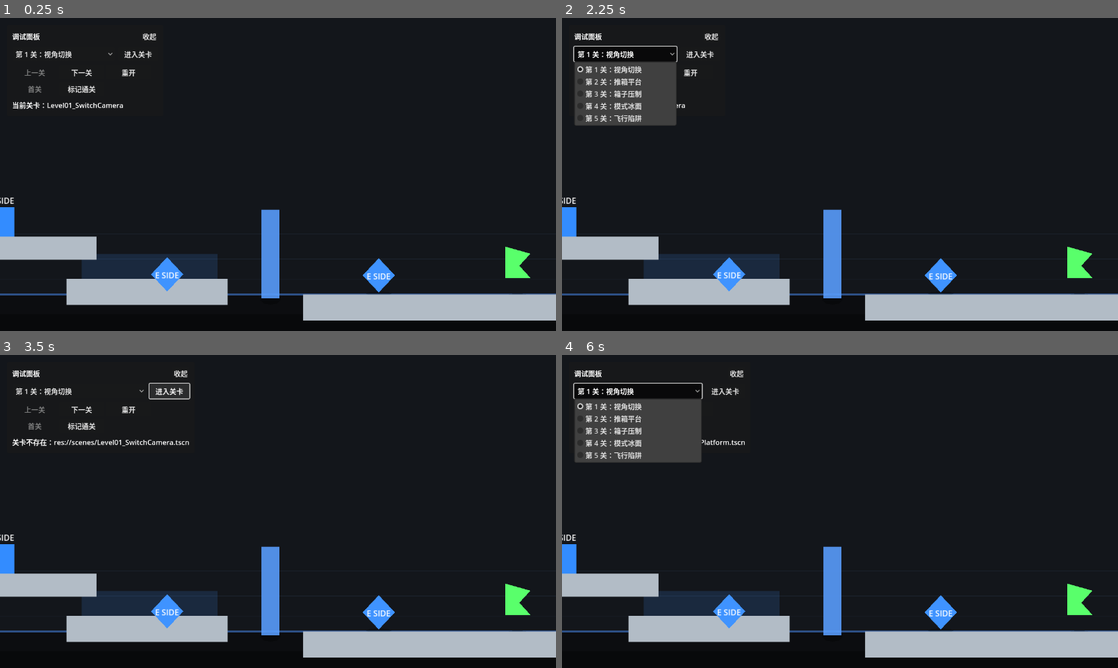
Above: before the commit, frames 1-4 (two rows, left to right).
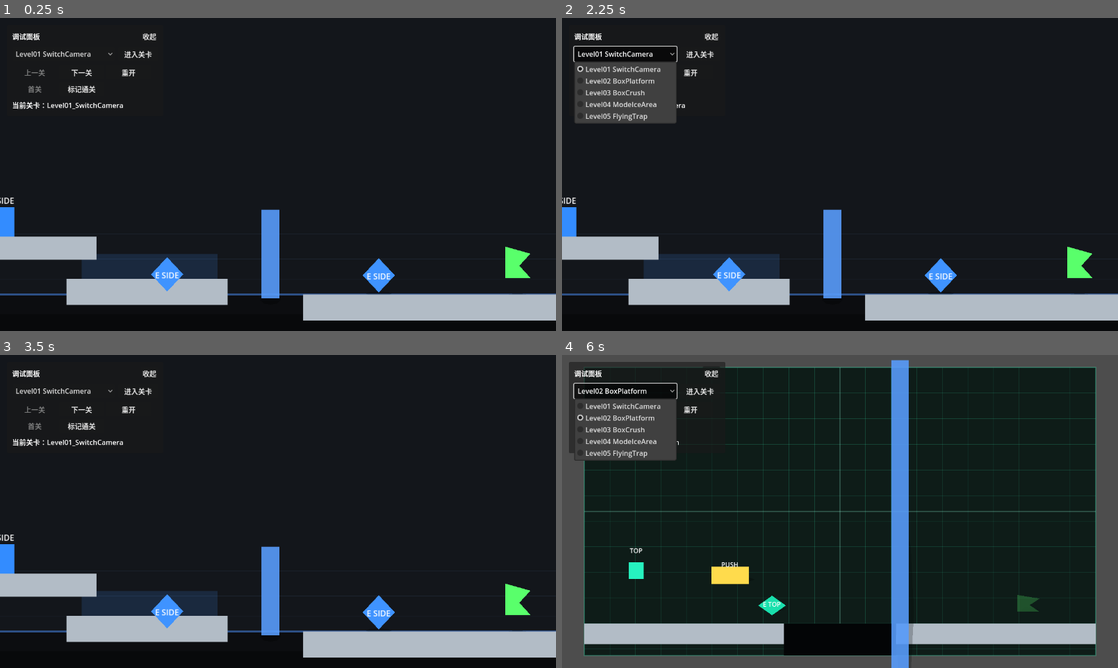
Above: after the commit, the same moments.

Repository: JrDw0/side-to-topdown-new
Game: Godot game, scene res://scenes/levels/Level01_SwitchCamera.tscn
Same seed, same stepped clock (60 frames per second), same inputs: the game is played once before the commit and once after it.
Inputs:
- Up to frame 1 (0.25 s): no input
- Up to frame 2 (2.25 s): click "收起" at 0.5 s; click "展开" at 1.25 s; click "第 1 关：视角切换" (after the commit: "Level01 SwitchCamera") at 2 s
- Up to frame 3 (3.5 s): click "进入关卡" at 2.75 s
- Up to frame 4 (6 s): click "下一关" at 3.5 s; click "收起" at 4.25 s; click "展开" at 5 s; click "第 1 关：视角切换" (after the commit: "Level02 BoxPlatform") at 5.75 s

The runs differ from the first frame. In frame 1, 0.2% of the frame differs, in the area x 2-17%, y 10-13%; in frame 2, 1.1%; in frame 3, 0.8%; in frame 4, 32%, in the area x 0-100%, y 0-100%.

Commit message:
fix(debug): auto-build level selector

Diff:
--- a/scripts/DebugPanel.gd
+++ b/scripts/DebugPanel.gd
@@ -2,21 +2,13 @@
 
 ## 启动关卡时是否默认展开调试面板。
 @export var default_expanded := true
-## 选关下拉框显示的中文名称，需要与“关卡场景路径列表”一一对应。
-@export var level_display_names := PackedStringArray([
-	"第 1 关：视角切换",
-	"第 2 关：推箱平台",
-	"第 3 关：箱子压制",
-	"第 4 关：模式冰面",
-	"第 5 关：飞行陷阱",
-])
-## 选关下拉框使用的场景路径，需要与“关卡显示名称列表”一一对应。
-@export var level_scene_paths := PackedStringArray([
-	"res://scenes/Level01_SwitchCamera.tscn",
-	"res://scenes/Level02_BoxPlatform.tscn",
-	"res://scenes/Level03_BoxCrush.tscn",
-	"res://scenes/Level04_ModeIceArea.tscn",
-	"res://scenes/Level05_FlyingTrap.tscn",
+## 自动生成选关列表时扫描的关卡目录。
+@export_dir var levels_directory := "res://scenes/levels"
+## 是否递归扫描“关卡目录”下的子文件夹，用于按分类文件夹整理关卡。
+@export var scan_subdirectories := true
+## 自动选关列表中需要排除的场景路径，例如测试场景或旧入口场景。
+@export var excluded_level_scene_paths := PackedStringArray([
+	"res://scenes/levels/Main.tscn",
 ])
 ## 面板距离视口左上角的边距，单位为像素。
 @export var panel_margin := Vector2(16.0, 16.0)
@@ -35,6 +27,7 @@
 
 var _expanded := true
 var _current_level_index := -1
+var _level_scene_paths := PackedStringArray()
 
 
 func _ready() -> void:
@@ -69,12 +62,12 @@
 
 func _build_level_options() -> void:
 	level_option.clear()
-	var option_count := mini(level_display_names.size(), level_scene_paths.size())
-	for index in range(option_count):
-		level_option.add_item(level_display_names[index], index)
-
-	if option_count == 0:
-		status_label.text = "未配置关卡"
+	_level_scene_paths = _find_level_scene_paths()
+	for index in range(_level_scene_paths.size()):
+		level_option.add_item(_get_level_display_name(_level_scene_paths[index]), index)
+
+	if _level_scene_paths.is_empty():
+		status_label.text = "未找到关卡：" + _normalize_directory_path(levels_directory)
 		enter_button.disabled = true
 		previous_button.disabled = true
 		next_button.disabled = true
@@ -86,7 +79,7 @@
 	if get_tree().current_scene != null:
 		current_path = get_tree().current_scene.scene_file_path
 
-	_current_level_index = level_scene_paths.find(current_path)
+	_current_level_index = _level_scene_paths.find(current_path)
 	if _current_level_index >= 0 and _current_level_index < level_option.item_count:
 		level_option.select(_current_level_index)
 	elif level_option.item_count > 0:
@@ -126,15 +119,60 @@
 
 
 func _change_to_level(index: int) -> void:
-	if index < 0 or index >= level_scene_paths.size():
+	if index < 0 or index >= _level_scene_paths.size():
 		return
 
-	var scene_path := level_scene_paths[index]
+	var scene_path := _level_scene_paths[index]
 	if not ResourceLoader.exists(scene_path):
 		status_label.text = "关卡不存在：" + scene_path
 		return
 
 	get_tree().call_deferred("change_scene_to_file", scene_path)
+
+
+func _find_level_scene_paths() -> PackedStringArray:
+	var level_paths: Array[String] = []
+	_collect_level_scene_paths(_normalize_directory_path(levels_directory), level_paths)
+	level_paths.sort()
+	return PackedStringArray(level_paths)
+
+
+func _collect_level_scene_paths(directory_path: String, level_paths: Array[String]) -> void:
+	var directory := DirAccess.open(directory_path)
+	if directory == null:
+		return
+
+	directory.list_dir_begin()
+	var file_name := directory.get_next()
+	while not file_name.is_empty():
+		if file_name == "." or file_name == "..":
+			file_name = directory.get_next()
+			continue
+
+		var path := directory_path.path_join(file_name)
+		if directory.current_is_dir():
+			if scan_subdirectories:
+				_collect_level_scene_paths(path, level_paths)
+		elif file_name.get_extension() == "tscn" and _should_include_level_scene(path):
+			level_paths.append(path)
+
+		file_name = directory.get_next()
+	directory.list_dir_end()
+
+
+func _should_include_level_scene(scene_path: String) -> bool:
+	if scene_path in excluded_level_scene_paths:
+		return false
+	return ResourceLoader.exists(scene_path, "PackedScene")
+
+
+func _get_level_display_name(scene_path: String) -> String:
+	var file_name := scene_path.get_file().get_basename()
+	return file_name.replace("_", " ")
+
+
+func _normalize_directory_path(directory_path: String) -> String:
+	return directory_path.trim_suffix("/")
 
 
 func _on_collapse_pressed() -> void:
